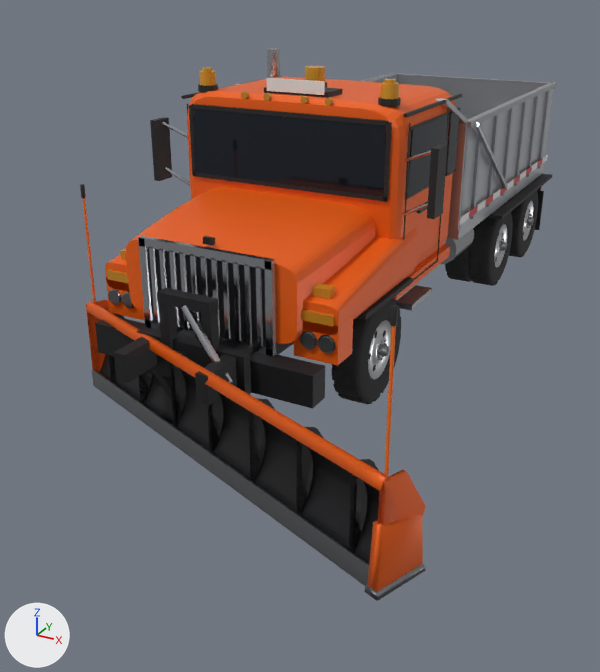
Renders of the glTF model models/snowplow.glb from each side of a commit.
One viewpoint serves both versions: a camera (50 mm lens) standing at (3.98, -9.09, 3.86) and looking at (-0.09, -1.68, 0.16). The lights are fixed; the arrows at lower left show +X, +Y and +Z. The picture after the commit comes second. Where no turn or scale is listed for an object, it has been applied to the vertices. Vertices at exactly the same position are counted once.

Names of what the first picture shows: 'Body', 'Glass', 'Lamps', 'Plow', 'Trim', 'Wheel_FL', 'Wheel_RL', 'Wheel_RL2'.
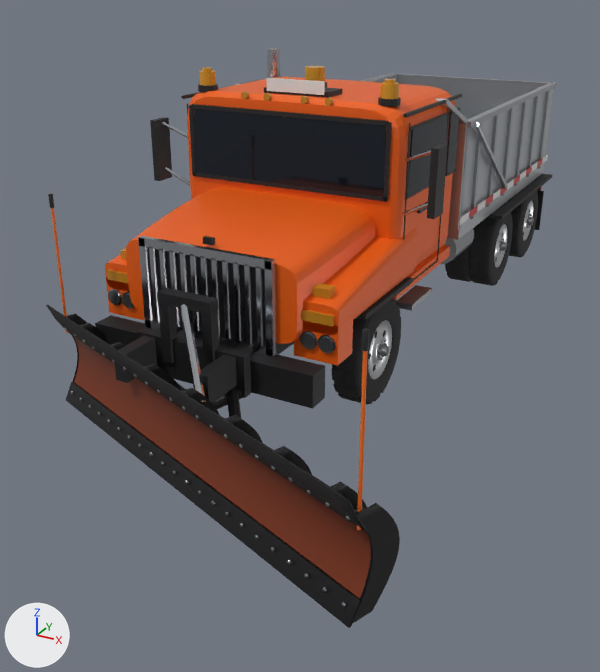
Commit message: Snow plow: the blade like the owner's close-up

Location of each change, (x1, y1, x2, y2) in pixels of the pictures (600 x 672 px; the box of a moved part takes in the faces that stretch with it):
'Plow', recoloured, reshaped
    before: (80, 184, 426, 601)
    after: (46, 194, 400, 628)
'Trim', reshaped
    before: (95, 48, 557, 409)
    after: (95, 48, 557, 418)
part 1 of me_trim, moved or reshaped (not visible afterwards)
    before: (153, 368, 172, 401)
part 2 of me_trim, moved or reshaped
    before: (181, 305, 233, 383)
    after: (180, 304, 206, 403)
part 3 of me_trim, moved or reshaped (mostly hidden before)
    before: (146, 369, 155, 375)
    after: (178, 384, 243, 418)
part 4 of me_plow, moved or reshaped
    before: (100, 354, 379, 563)
    after: (74, 337, 371, 599)
part 5 of me_plow, moved or reshaped (not visible before)
    after: (106, 342, 364, 511)
part 6 of me_plow, moved or reshaped
    before: (92, 369, 369, 586)
    after: (66, 382, 361, 628)
part 7 of me_plow, moved or reshaped
    before: (86, 302, 388, 491)
    after: (56, 319, 369, 533)
part 8 of me_plow, added
    after: (46, 305, 357, 518)
part 9 of me_plow, moved or reshaped
    before: (82, 198, 97, 319)
    after: (51, 208, 69, 333)
part 10 of me_plow, deleted
    before: (80, 184, 426, 601)
part 11 of me_plow, built on
    before: (367, 514, 423, 592)
    after: (65, 314, 400, 624)
part 12 of me_plow, added
    after: (48, 194, 54, 208)

What changed in the scene script:
```text
Change mat_blade:
    mat_blade.base_color: (0.016, 0.016, 0.018) -> (0.2, 0.036, 0.011)  # black #222224 -> brown #7c351b
Change me_trim:
    remove me_trim.from_pydata(...)  # 1444 vertices, 2508 faces; spans x -1.55..1.55, y -4.32..4.04, z 0.13..3.05
    add me_trim.from_pydata(...)  # 1444 vertices, 2508 faces; spans x -1.55..1.55, y -4.72..4.04, z 0.13..3.05
    me_trim part 1: the loose piece of 18 vertices spanning x -0.44..-0.03, y -3.86..-3.75, z 0.15..0.63 is multiplied about its middle by the matrix ((0.8, 0.944, -0.178), (-0.918, 0.819, 0.219), (0.282, -0.009, 1.218)), then moved by (0.0, -0.2, 0.0)
    me_trim part 2: the loose piece of 22 vertices spanning x -0.03..0.54, y -4.03..-3.82, z 0.71..1.31 is multiplied about its middle by the matrix ((1.016, 0.643, -0.138), (-0.628, 1.024, 0.143), (0.193, -0.049, 1.194)), then moved by (0.0, -0.2, 0.0)
    me_trim part 3: 58 of 1444 vertices moved; they spanned x -0.52..1.09, y -4.28..-3.55, z 0.13..0.64 and now span x -0.52..1.09, y -4.67..-3.75, z 0.13..0.65; mean shift (0.0, -0.21, 0.0); largest move (0.18, -3.6, 0.47) -> (0.2, -4.03, 0.47)
    other edits to the shape of me_trim do not show in these pictures
Change me_plow:
    remove me_plow.from_pydata(...)  # 1606 vertices, 3292 faces; spans x -1.47..2.49, y -5.01..-3.1, z 0.02..2.07
    add me_plow.from_pydata(...)  # 2722 vertices, 5936 faces; spans x -1.5..2.44, y -5.42..-3.53, z 0.05..2.07
    me_plow part 4: the loose piece of 930 vertices spanning x -1.45..2.36, y -4.94..-3.32, z 0.08..0.9 is moved by (0.0, -0.4, 0.0)
    me_plow part 5: the loose piece of 18 vertices spanning x -1.27..2.31, y -4.69..-3.24, z 0.61..0.7 is moved by (0.0, -0.4, 0.0)
    me_plow part 6: the loose piece of 124 vertices spanning x -1.46..2.29, y -4.96..-3.5, z 0.03..0.21 is multiplied about its middle by the matrix ((0.966, -0.089, 0.159), (-0.089, 0.768, 0.413), (0.0, 0.0, 0.941)), then moved by (0.01, -0.36, 0.01), in mat_edgeblack (black #1f1f22)
    me_plow part 7: the loose piece of 124 vertices spanning x -1.45..2.31, y -4.95..-3.45, z 0.84..0.92 is multiplied about its middle by the matrix ((0.932, -0.204, -0.506), (-0.204, 0.478, -1.319), (0.0, 0.0, 2.05)), then moved by (0.01, -0.38, -0.06), in mat_rubber (black #1d1d1f)
    me_plow part 8: the loose piece of 124 vertices spanning x -1.45..2.31, y -4.95..-3.45, z 0.84..0.92 is copied, and the copy is multiplied about its middle by the matrix ((0.911, -0.258, -0.335), (-0.258, 0.339, -0.873), (0.057, 0.149, 1.835)), then moved by (-0.02, -0.46, 0.1), in mat_rubber (black #1d1d1f); it spans x -1.5..2.3, y -5.42..-3.9, z 0.9..1.05
    me_plow part 9: the loose piece of 12 vertices spanning x -1.41..-1.38, y -3.46..-3.44, z 0.75..2.05 is moved by (0.0, -0.4, 0.0)
    me_plow part 10: 13 loose pieces with 372 vertices, spanning x -1.47..2.49, y -5.01..-3.1, z 0.02..2.07, are deleted
    me_plow part 11: 8 vertices removed from x 2.23..2.47, y -5.0..-4.55, z 0.08..0.58; 1358 vertices added at x -1.46..2.44, y -5.34..-3.53, z 0.08..2.07
    me_plow part 12: 14 vertices added at x -1.41..-1.38, y -3.87..-3.83, z 1.95..2.07
    other edits to the shape of me_plow do not show in these pictures
    remove me_plow.materials.append(mat_plowpaint)  # orange #ef610d
    add me_plow.materials.append(mat_edgeblack)  # black #1f1f22
    add me_plow.materials.append(mat_bolt)  # grey #a0a2a6
    add me_plow.materials.append(mat_rubber)  # black #1d1d1f
```
